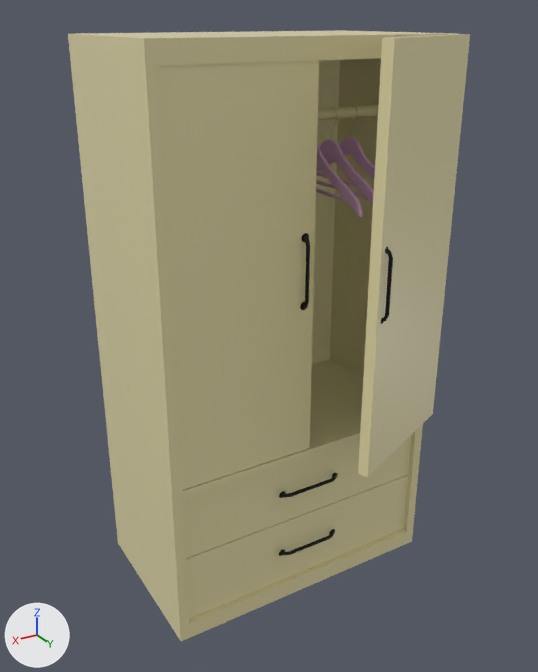
What one commit did to the FBX model Bearlike Project/Assets/03.Resources/02.Modeling/11.Room/Closet/Closet.fbx.
One viewpoint serves both versions: a 50 mm camera at (14.5, 24.6, 22.9) aimed at (0.5, 1.1, 11.1). The axes (+X, +Y, +Z) are drawn at lower left. The lights are the same throughout. Where no turn or scale is listed for an object, it has been applied to the vertices.

Objects in the first picture: 'hanger.hand', 'hanger.hand.001', 'hanger.hand.002', '큐브', '큐브.001'.
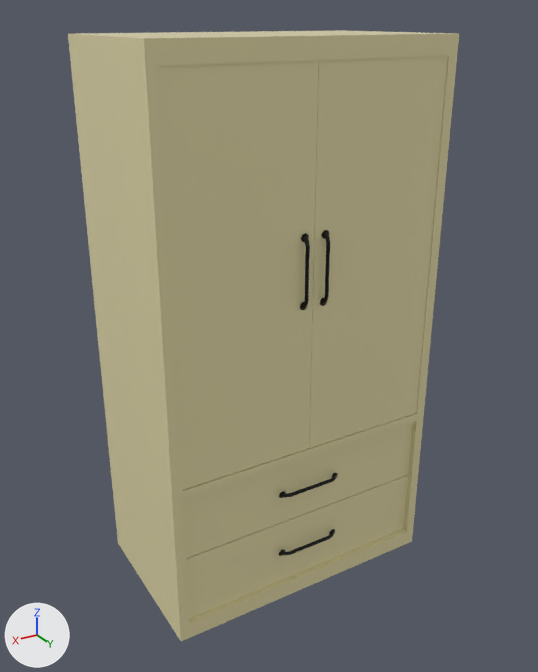
Where the change shows, as pixel boxes [x1, y1, x2, y2] in the pictures (538 x 672 px; the box of a moved part takes in the faces that stretch with it):
'큐브', reshaped: before [68, 30, 458, 641]; after [68, 30, 459, 641]
'큐브.001', deleted (beige): before [358, 34, 470, 477]
    faces in mat_wood (beige #e7ddab): [358, 34, 470, 477]
    faces in mat_handle (black #222222): [381, 247, 393, 324]
'hanger.hand', deleted: before [316, 107, 374, 205]
    faces in mat_hanger_wood (pink #e7b7e2): [316, 139, 374, 205]
'hanger.hand.001', deleted: before [316, 145, 363, 217]
'hanger.hand.002', deleted: before [316, 105, 375, 190]
    faces in mat_hanger_wood (pink #e7b7e2): [316, 137, 375, 190]
part 1 of me_큐브, added: after [309, 56, 448, 448]
part 2 of me_큐브, added: after [320, 230, 330, 306]
part 3 of me_큐브, moved or reshaped: before [300, 233, 310, 310]; after [300, 234, 310, 310]

Diff of the bpy script that builds the scene:
```diff
--- a/Bearlike Project/Assets/03.Resources/02.Modeling/11.Room/Closet/Closet.fbx.py
+++ b/Bearlike Project/Assets/03.Resources/02.Modeling/11.Room/Closet/Closet.fbx.py
@@ me_큐브 @@
 # used by ob_큐브; location = (0.0, 0.0, 0.0)
-me_큐브.from_pydata(...)  # 656 vertices, 574 faces; spans x -6.0..6.0, y -3.5..3.8, z 0.1..22.3
+me_큐브.from_pydata(...)  # 840 vertices, 742 faces; spans x -6.0..6.0, y -3.5..3.8, z 0.1..22.3
+# me_큐브 part 1: a new loose piece, a box spanning x -5.91..-0.01, y 3.05..3.46, z 7.05..22.29, in mat_wood (beige #e7ddab)
+# me_큐브 part 2: the loose piece of 176 vertices spanning x 0.3..0.6, y 3.5..3.8, z 13.1..15.9 is copied, and the copy is mirrored in x about the mesh origin; it spans x -0.6..-0.3, y 3.5..3.8, z 13.1..15.9
+# me_큐브 part 3
+# 25 vertices are removed from x 0.3..0.5, y 3.5..3.7, z 13.1..15.9
+# 95 faces are deleted
+# 3 vertices move within x 0.4, y 3.6, z 13.3..15.7
+# 25 vertices are added at x 0.4..0.6, y 3.5..3.7, z 13.1..15.9
+# 95 new faces join them, mat_handle (black #222222)
 me_큐브.materials.append(mat_wood)
@@ ob_hanger_hand_001 @@
-ob_hanger_hand_001 = bpy.data.objects.new('hanger.hand.001', me_cylinder_001)
-ob_hanger_hand_001.location = (0.0, 0.0, 0.0)
@@ ob_hanger_hand_002 @@
-ob_hanger_hand_002 = bpy.data.objects.new('hanger.hand.002', me_cylinder_003)
-ob_hanger_hand_002.location = (0.0, 0.0, 0.0)
@@ ob_hanger_hand @@
-ob_hanger_hand = bpy.data.objects.new('hanger.hand', me_cylinder_002)
-ob_hanger_hand.location = (0.0, 0.0, 0.0)
@@ ob_큐브_001 @@
-ob_큐브_001 = bpy.data.objects.new('큐브.001', me_큐브_001)
-ob_큐브_001.location = (0.0, 0.0, 0.0)
```
